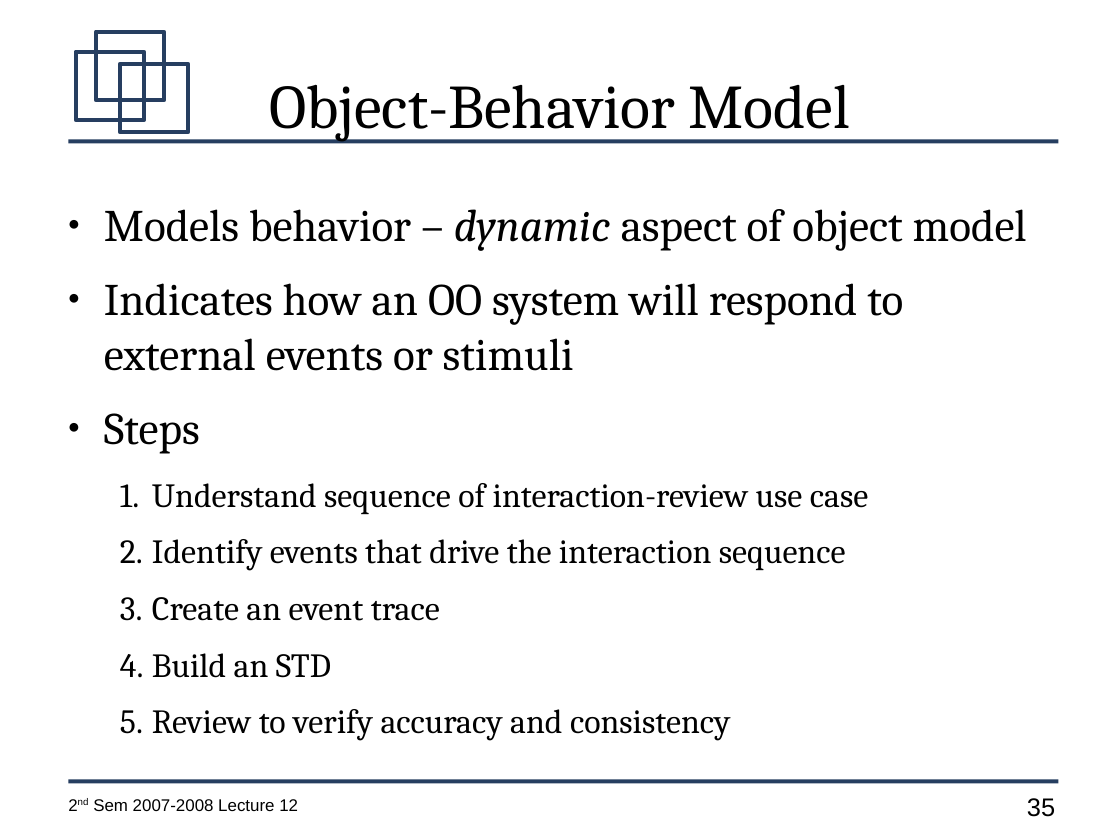
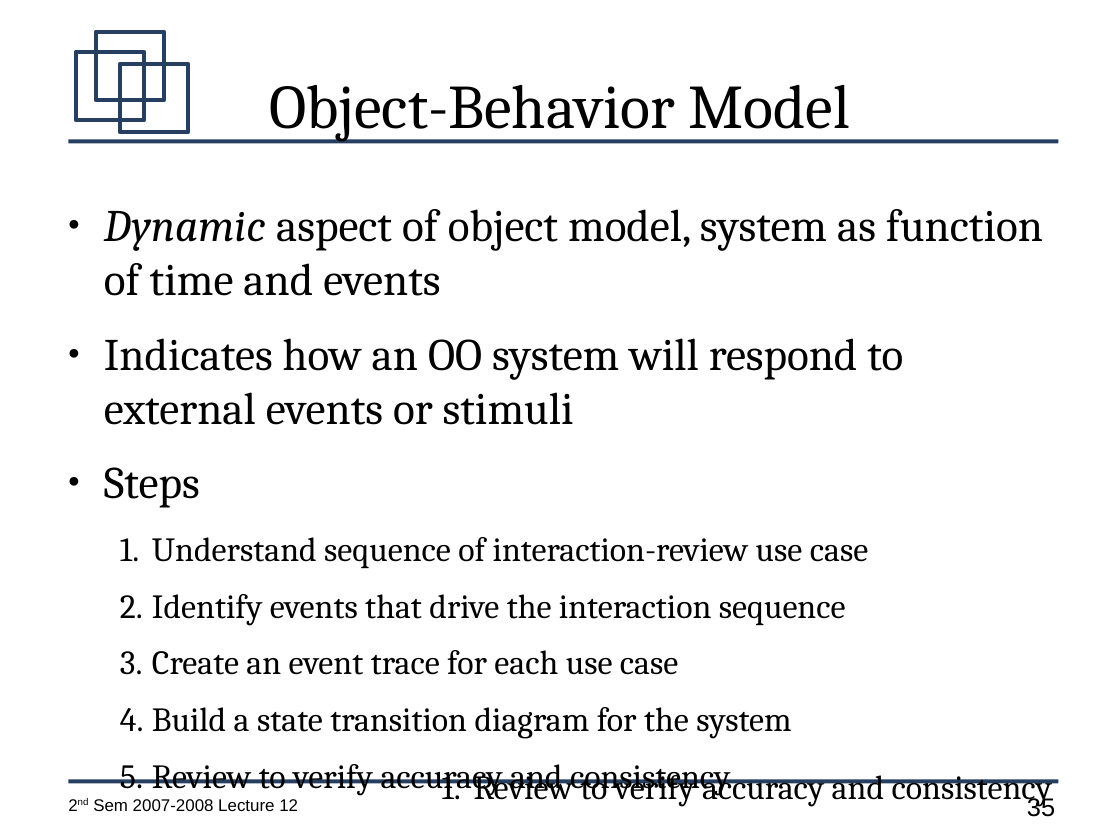
Before and after one commit to jachermocilla/jach-homepage, a slide deck: slide 35 of CMSC128-2nd-Sem-2007-L12.odp. Drawn at 1120x840 pixels with LibreOffice and Linux fonts; fonts in the diff are those of the drawing. Boxes give left, top, right and bottom in pixels: in the first picture for what was removed or moved away, otherwise in the second. Text is boxed around its words. In the diff, an @@ line names an element or a change of style, - is before the commit and + after.

```diff
--- a/CMSC128-2nd-Sem-2007-L12.odp
+++ b/CMSC128-2nd-Sem-2007-L12.odp
@@ text at (104, 209, 1043, 296): text changed @@
-● Models behavior – dynamic aspect of object model
+● Dynamic aspect of object model, system as function of time and events
@@ text at (152, 650, 791, 739): text changed @@
-  3. Create an event trace
-  4. Build an STD
+  3. Create an event trace for each use case
+  4. Build a state transition diagram for the system
@@ text added at (474, 768, 1052, 807), 24 pt, text #000000 @@
+    1. Review to verify accuracy and consistency
```
Also in this commit, not shown: 1 slide added, 1 other file.
